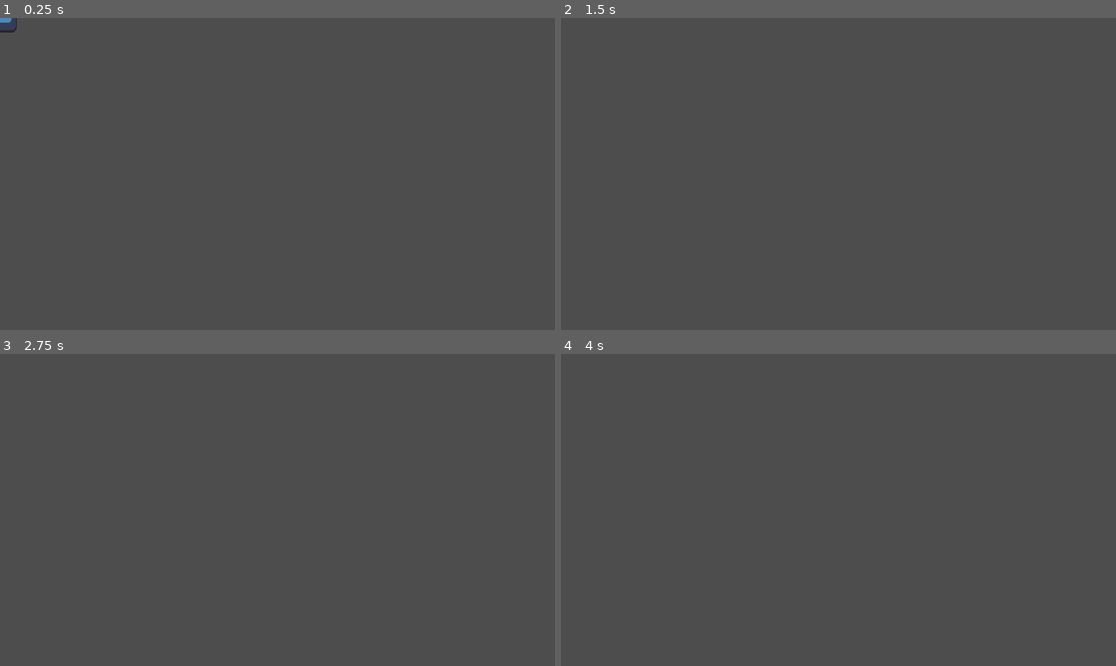
Above: before the commit, frames 1-4 (two rows, left to right).
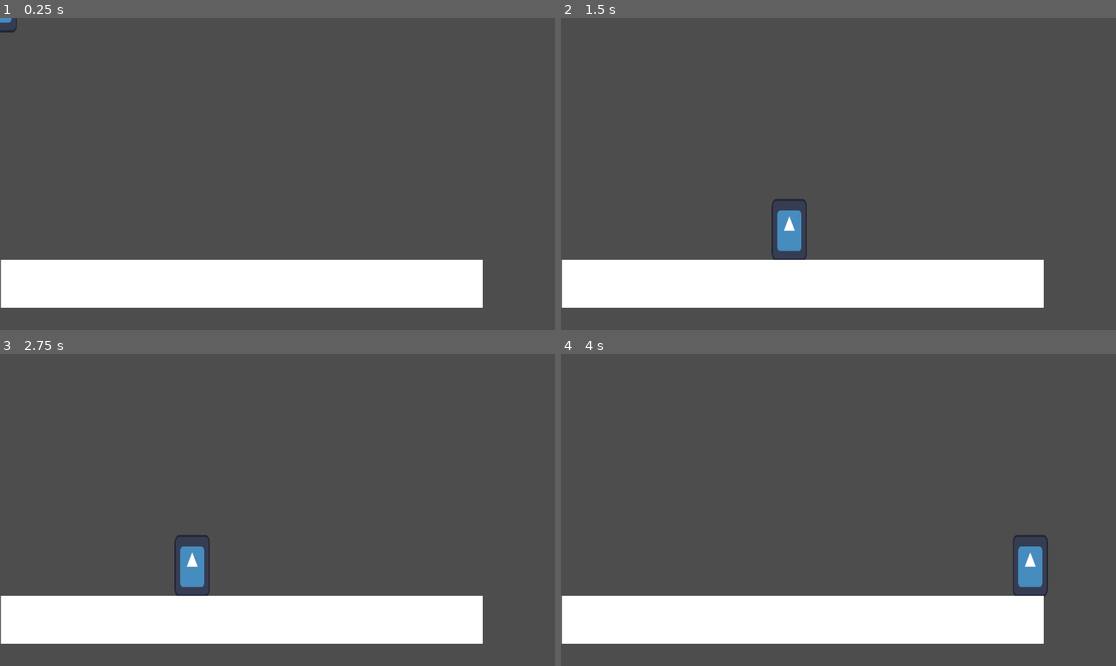
Above: after the commit, the same moments.

Repository: NicolasMelet/The-mage-king-tries-to-climb-the-tower-of-doom
Game: Godot game, scene res://scenes/world.tscn
Same seed, same stepped clock (60 frames per second), same inputs: the game is played once before the commit and once after it. The engine's default icon, where the game draws it, is replaced by a stand-in: a white triangle on a blue panel in a dark square.
Inputs:
- Up to frame 1 (0.25 s): no input
- Up to frame 2 (1.5 s): tap Enter (ui_accept) at 0.5, 0.77 s; hold Right (ui_right) from 0.53 s (still down)
- Up to frame 3 (2.75 s): tap Enter (ui_accept) at 1.52 s; release Right (ui_right) at 2.03 s; hold Left (ui_left) from 2.03 s (still down)
- Up to frame 4 (4 s): release Left (ui_left) at 2.78 s; hold Right (ui_right) from 2.78 s (still down); tap Enter (ui_accept) at 3.02, 3.77 s

The runs differ from the first frame. In frame 1, 13% of the frame differs, in the area x 0-87%, y 77-93%; in frame 2, 14%, in the area x 0-87%, y 58-93%; in frame 3, 14%; in frame 4, 14%.

Commit message:
feat: basic player movement with floot

Diff:
--- a/nouveau-projet-de-jeu/scenes/player.tscn
+++ b/nouveau-projet-de-jeu/scenes/player.tscn
@@ -8,6 +8,7 @@
 
 [node name="Player" type="CharacterBody2D"]
 script = ExtResource("1_o07gp")
+SPEED = 500.0
 
 [node name="Sprite2D" type="Sprite2D" parent="."]
 position = Vector2(-1, -63)
--- a/nouveau-projet-de-jeu/scenes/world.tscn
+++ b/nouveau-projet-de-jeu/scenes/world.tscn
@@ -1,7 +1,24 @@
-[gd_scene load_steps=2 format=3 uid="uid://do001ywmxewo0"]
+[gd_scene load_steps=4 format=3 uid="uid://do001ywmxewo0"]
 
 [ext_resource type="PackedScene" uid="uid://biw3hms7eupho" path="res://scenes/player.tscn" id="1_8v77d"]
+
+[sub_resource type="QuadMesh" id="QuadMesh_avpcv"]
+size = Vector2(1000, 100)
+
+[sub_resource type="RectangleShape2D" id="RectangleShape2D_nve4x"]
+size = Vector2(1002, 99)
 
 [node name="World" type="Node2D"]
 
 [node name="Player" parent="." instance=ExtResource("1_8v77d")]
+
+[node name="Platform" type="StaticBody2D" parent="."]
+position = Vector2(0, 500)
+
+[node name="MeshInstance2D" type="MeshInstance2D" parent="Platform"]
+position = Vector2(502, 52)
+mesh = SubResource("QuadMesh_avpcv")
+
+[node name="CollisionShape2D" type="CollisionShape2D" parent="Platform"]
+position = Vector2(501, 52.5)
+shape = SubResource("RectangleShape2D_nve4x")
--- a/nouveau-projet-de-jeu/scripts/player.gd
+++ b/nouveau-projet-de-jeu/scripts/player.gd
@@ -1,8 +1,8 @@
 extends CharacterBody2D
 
 
-const SPEED = 300.0
-const JUMP_VELOCITY = -400.0
+@export var SPEED = 300.0
+@export var JUMP_VELOCITY = -400.0
 
 
 func _physics_process(delta: float) -> void:
@@ -14,8 +14,6 @@
 	if Input.is_action_just_pressed("ui_accept") and is_on_floor():
 		velocity.y = JUMP_VELOCITY
 
-	# Get the input direction and handle the movement/deceleration.
-	# As good practice, you should replace UI actions with custom gameplay actions.
 	var direction := Input.get_axis("ui_left", "ui_right")
 	if direction:
 		velocity.x = direction * SPEED
